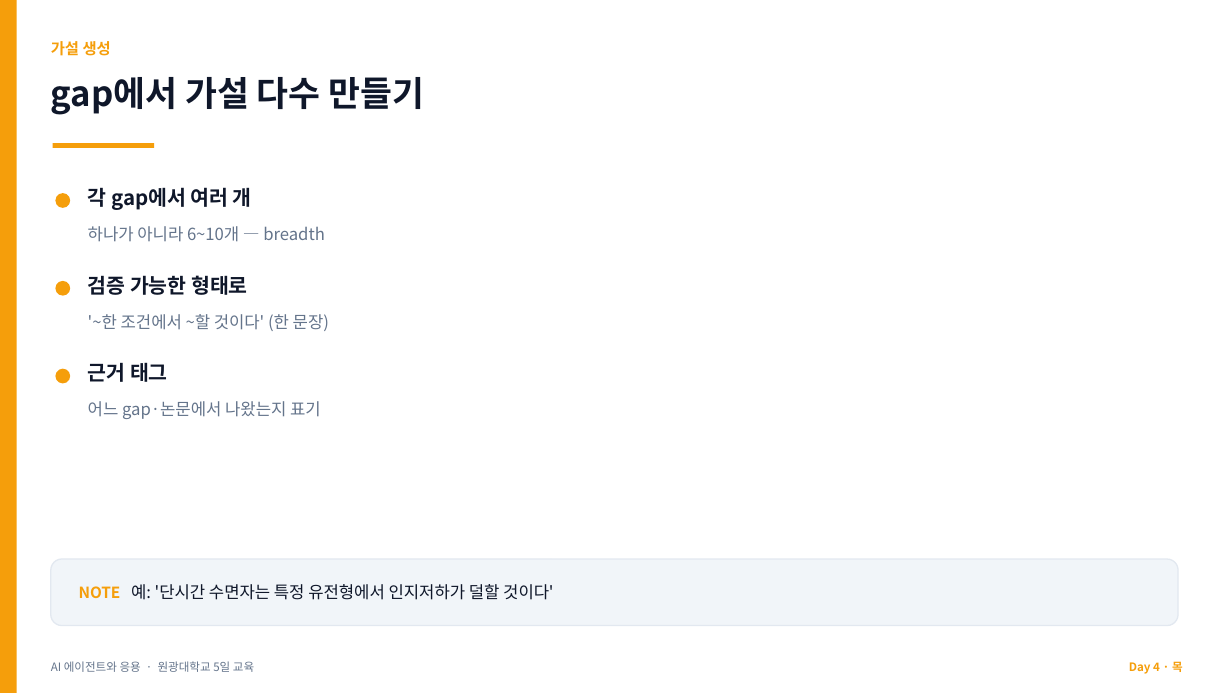
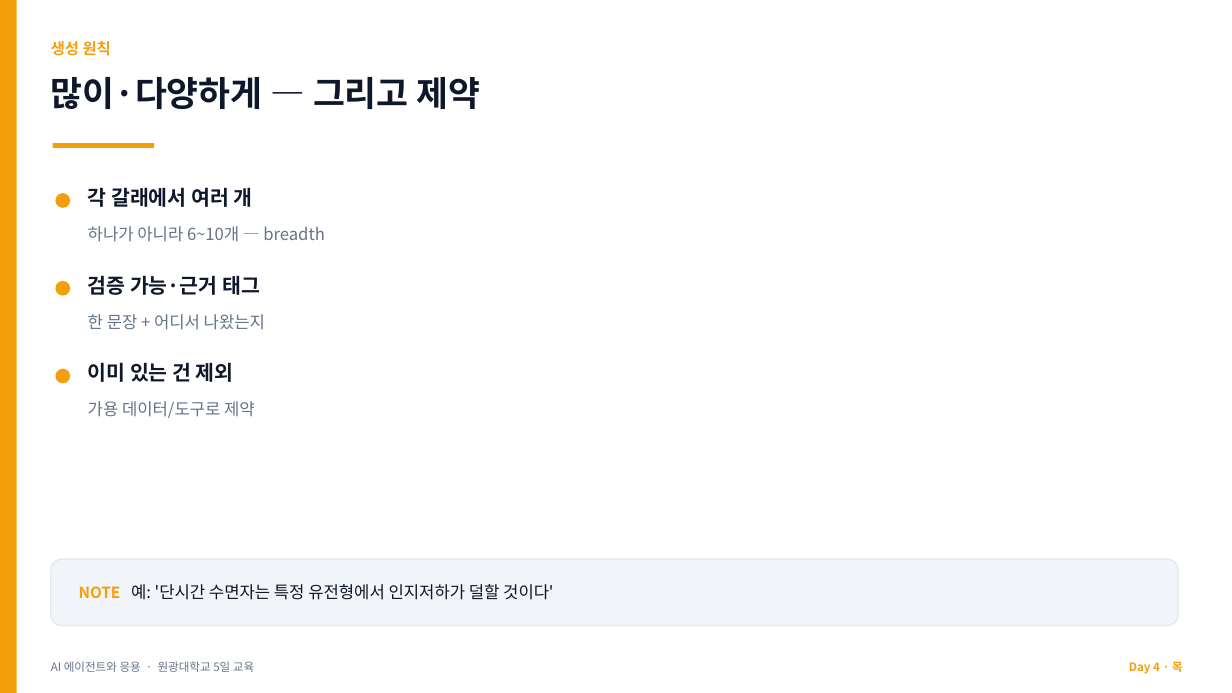
Before and after one commit to jyshin-22/wku-ai-agent-program, a slide deck: slide 22 of slides/day4.pptx (slide 20 before the commit). Drawn at 1232x693 pixels with LibreOffice and Linux fonts; fonts in the diff are those of the drawing. Boxes give left, top, right and bottom in pixels: in the first picture for what was removed or moved away, otherwise in the second. Text is boxed around its words. In the diff, an @@ line names an element or a change of style, - is before the commit and + after.

```diff
--- a/slides/day4.pptx
+++ b/slides/day4.pptx
@@ text at [51,41,111,56]: text changed @@
-가설 생성
+생성 원칙
@@ text at [51,77,481,109]: text changed @@
-gap에서 가설 다수 만들기
+많이·다양하게 — 그리고 제약
@@ text at [88,187,253,207]: text changed @@
-각 gap에서 여러 개
+각 갈래에서 여러 개
@@ text at [88,275,260,295]: text changed @@
-검증 가능한 형태로
+검증 가능·근거 태그
@@ text at [88,314,265,330]: text changed @@
-'~한 조건에서 ~할 것이다' (한 문장)
+한 문장 + 어디서 나왔는지
@@ text at [88,362,234,382]: text changed @@
-근거 태그
+이미 있는 건 제외
@@ text at [88,401,255,418]: text changed @@
-어느 gap·논문에서 나왔는지 표기
+가용 데이터/도구로 제약
```
Also in this commit, not shown: 1 other slide changed, 2 slides added, 12 other files.
